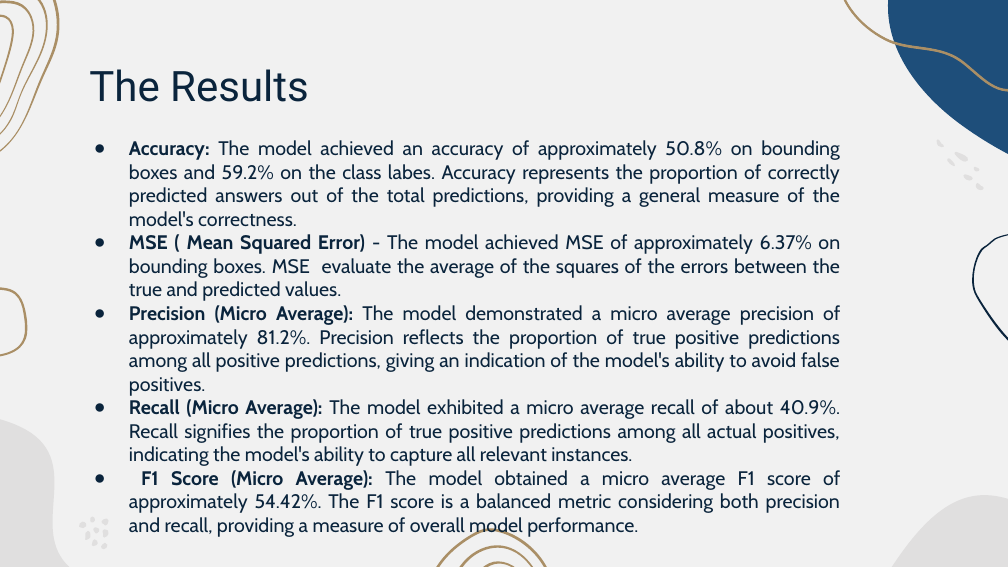
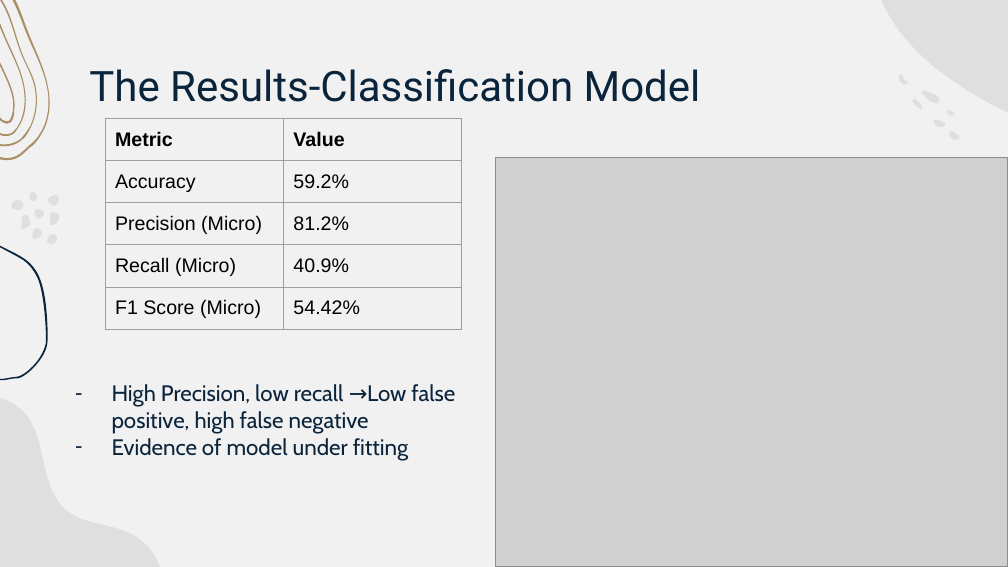
Before and after one commit to ljtaylor99/AAI-521-Final-Project, a slide deck: slide 7 of Final Project Presentation-Team 4.pptx. Drawn at 1008x567 pixels with LibreOffice and Linux fonts; fonts in the diff are those of the drawing; grey boxes stand for pictures. Boxes give left, top, right and bottom in pixels: in the first picture for what was removed or moved away, otherwise in the second. Text is boxed around its words. In the diff, an @@ line names an element or a change of style, - is before the commit and + after.

Commit message:
Add files via upload
Revising results section

```diff
--- a/Final Project Presentation-Team 4.pptx
+++ b/Final Project Presentation-Team 4.pptx
@@ rotation 45 to 0 degrees; outline redrawn in 4 elements at (0,0,49,160), (0,0,30,136), (0,0,37,146), (0,11,15,124) @@
@@ freeform shape: place and size @@
-freeform shape at (853,0,1008,255)
+freeform shape at (837,0,1008,205)
@@ freeform shape at (837,0,1008,205): fill #1E4E7A to #E0DFDF @@
@@ freeform shape removed at (837,0,1008,92) @@
@@ title at (89,69,701,102): text changed @@
-The Results
+The Results-Classification Model
@@ freeform shape: place and size @@
-freeform shape at (974,183,984,191)
+freeform shape at (898,75,909,85)
@@ table added at (105,118,462,449), 5 rows, 2 columns @@
+Metric | Value
+Accuracy | 59.2%
+Precision (Micro) | 81.2%
+Recall (Micro) | 40.9%
+F1 Score (Micro) | 54.42%
@@ freeform shape: place and size @@
-freeform shape at (962,174,974,180)
+freeform shape at (912,99,924,109)
@@ freeform shape added at (921,91,940,104), fill #E0DFDF @@
@@ freeform shape: place and size @@
-freeform shape at (947,158,956,166)
+freeform shape at (947,110,957,116)
@@ freeform shape: place and size @@
-freeform shape at (976,167,976,167)
+freeform shape at (950,110,950,110)
@@ text removed at (129,140,840,537) @@
-● Accuracy: The model achieved an accuracy of approximately 50.8% on bounding boxes and 59.2% on the class labes. Accuracy represents the proportion of correctly predicted answers out of the total predictions, providing a general measure of the model's correctness.
-● MSE ( Mean Squared Error) - The model achieved MSE of approximately 6.37% on bounding boxes. MSE evaluate the average of the squares of the errors between the true and predicted values.
-● Precision (Micro Average): The model demonstrated a micro average precision of approximately 81.2%. Precision reflects the proportion of true positive predictions among all positive predictions, giving an indication of the model's ability to avoid false positives.
-● Recall (Micro Average): The model exhibited a micro average recall of about 40.9%. Recall signifies the proportion of true positive predictions among all actual positives, indicating the model's ability to capture all relevant instances.
-● F1 Score (Micro Average): The model obtained a micro average F1 score of approximately 54.42%. The F1 score is a balanced metric considering both precision and recall, providing a measure of overall model performance.
@@ freeform shape: place and size @@
-freeform shape at (936,139,946,147)
+freeform shape at (931,120,947,128)
@@ freeform shape: place and size @@
-freeform shape at (955,152,970,162)
+freeform shape at (948,131,961,140)
@@ picture added at (496,157,1008,566) @@
@@ freeform shape removed at (956,176,1008,391) @@
@@ freeform shape removed at (973,166,981,171) @@
@@ freeform shape: place and size @@
-freeform shape at (101,519,109,526)
+freeform shape at (29,192,37,201)
@@ freeform shape at (0,230,47,380): fill #AA8F66 to #0A243C; rotation 264 to 0 degrees; outline redrawn @@
@@ group added at (11,195,60,244): 7 freeform shapes @@
@@ 3 freeform shapes: place and size @@
-3 freeform shapes at (425,528,583,567)
+3 freeform shapes at (960,244,1008,446)
@@ freeform shape at (0,293,201,567): rotation 79 to 62 degrees; outline redrawn @@
@@ text added at (112,384,455,460), 16 pt, text #0A243C @@
+– High Precision, low recall →Low false positive, high false negative
+– Evidence of model under fitting
@@ freeform shape at (645,430,1008,567): fill #E0DFDF to #1E4E7A; rotation 12 to 356 degrees; outline redrawn @@
@@ group removed at (79,516,109,549): 7 freeform shapes @@
```
Also in this commit, not shown: 2 other slides changed, 1 slide added.
